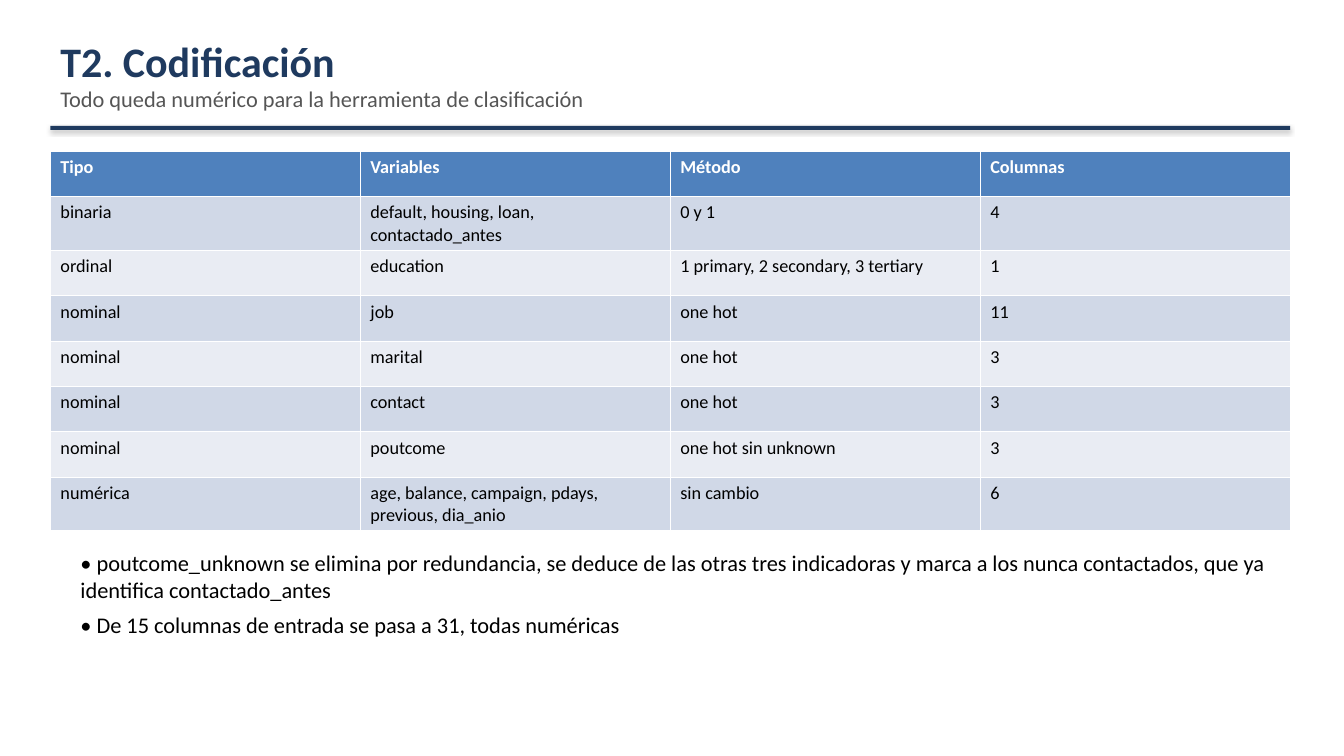
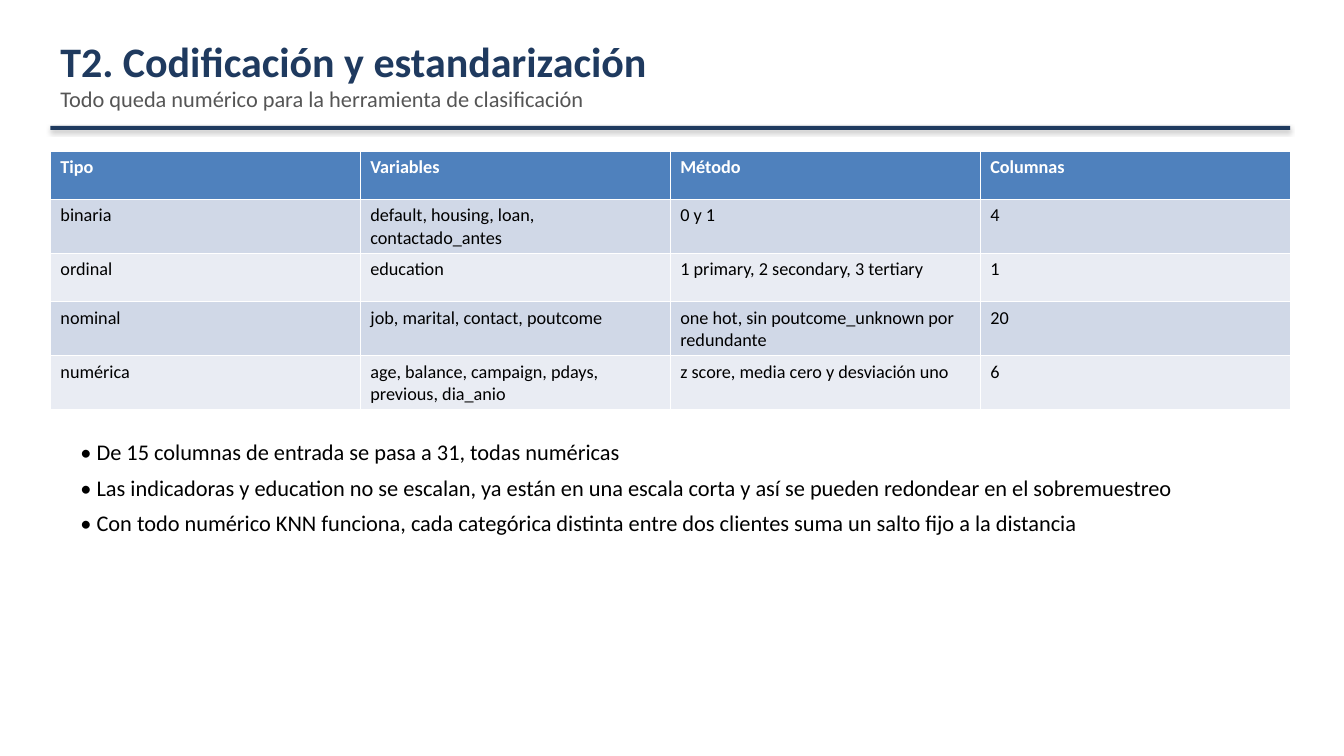
Before and after one commit to Checho019/maestria-inteligencia-computacional, a slide deck: slide 7 of Exposicion Bank/exposicion_bank.pptx (slide 10 before the commit). Drawn at 1344x756 pixels with LibreOffice and Linux fonts; fonts in the diff are those of the drawing. Boxes give left, top, right and bottom in pixels: in the first picture for what was removed or moved away, otherwise in the second. Text is boxed around its words. In the diff, an @@ line names an element or a change of style, - is before the commit and + after.

```diff
--- a/Exposicion Bank/exposicion_bank.pptx
+++ b/Exposicion Bank/exposicion_bank.pptx
@@ text at (60,47,647,84): text changed @@
-T2. Codificación
+T2. Codificación y estandarización
@@ table at (50,151,1293,407) @@
-row 4: nominal | job | one hot | 11
-row 5: nominal | marital | one hot | 3
-row 6: nominal | contact | one hot | 3
-row 7: nominal | poutcome | one hot sin unknown | 3
-row 8: numérica | age, balance, campaign, pdays, previous, dia_anio | sin cambio | 6
+row 4: nominal | job, marital, contact, poutcome | one hot, sin poutcome_unknown por redundante | 20
+row 5: numérica | age, balance, campaign, pdays, previous, dia_anio | z score, media cero y desviación uno | 6
@@ text "• De 15 columnas de ...": place and size @@
-text "• De 15 columnas de ..." at (80,555,1265,637)
+text "• De 15 columnas de ..." at (97,444,1171,535)
@@ text at (97,480,1171,535): paragraphs added @@
+• Las indicadoras y education no se escalan, ya están en una escala corta y así se pueden redondear en el sobremuestreo
+• Con todo numérico KNN funciona, cada categórica distinta entre dos clientes suma un salto fijo a la distancia
@@ text at (80,555,1265,601): paragraph removed @@
-• poutcome_unknown se elimina por redundancia, se deduce de las otras tres indicadoras y marca a los nunca contactados, que ya identifica contactado_antes
```
Also in this commit, not shown: 7 other slides changed, 1 slide added, 6 slides removed, 3 other files.
